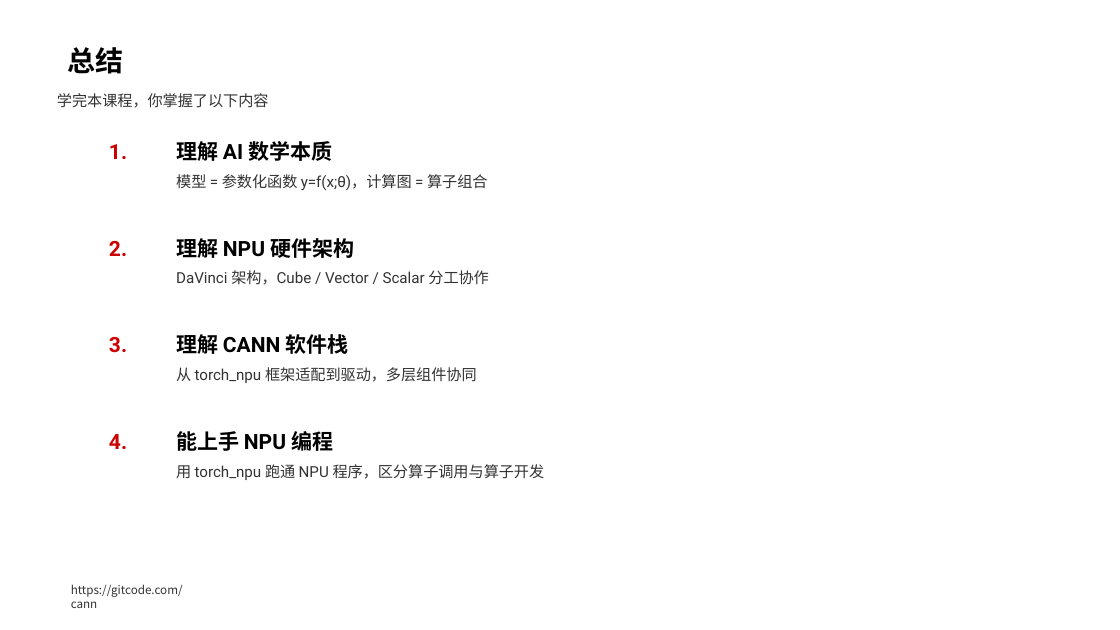
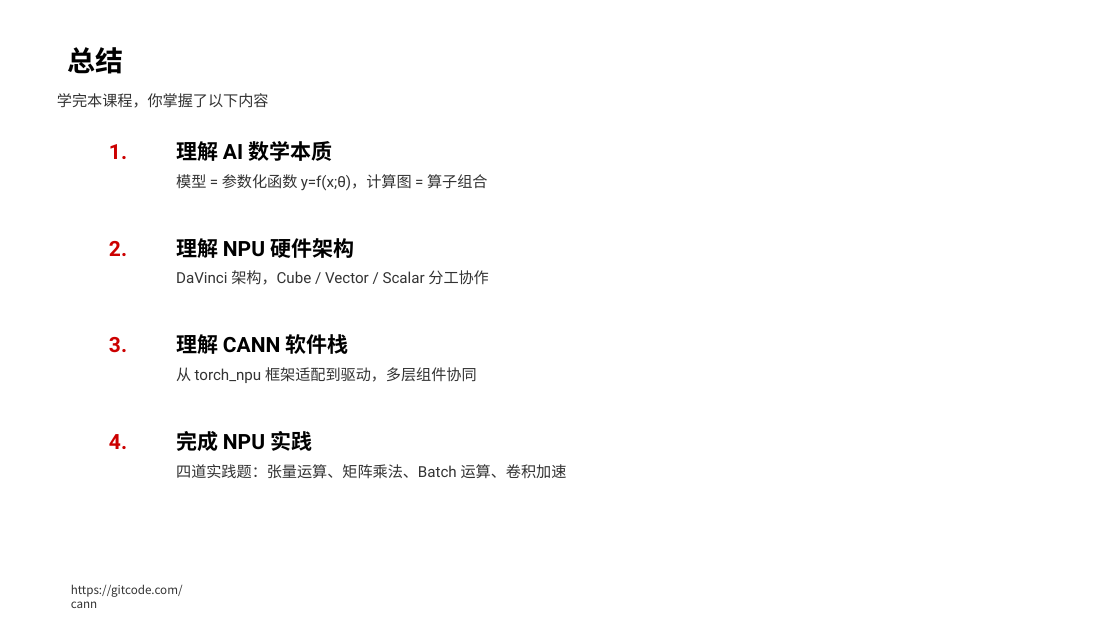
Before and after one commit to hicann/cann-learning-hub, a slide deck: slide 48 of quick_start/cann_basics/slides/artificial_intelligence_basics.pptx (slide 56 before the commit). Drawn at 1120x630 pixels with LibreOffice and Linux fonts; fonts in the diff are those of the drawing; background and template pictures are left out. Boxes give left, top, right and bottom in pixels: in the first picture for what was removed or moved away, otherwise in the second. Text is boxed around its words. In the diff, an @@ line names an element or a change of style, - is before the commit and + after.

Commit message:
feat: 通识课程，update PPTs and grade script for NPU 实践 course

# message auto-generated for no-merge-commit merge:
!929 merge feat/course-summary-master into master

feat: 通识课程，update PPTs and grade script for NPU 实践 course

Description: ## 描述
<!--在这里详细描述你的改动，包括改动的原因和所采取的方法。-->

## 关联的Issue
<!-- 如果这个PR是为了解决特定的Issue，请在这里提供Issue链接。-->
<!-- 如果这个PR是为了解决特定的问题单，请在这里描述问题单单号。-->

## 测试
<!--描述进行了哪些测试来验证你的改动。包括但不限于二级冒烟、算子泛化等。-->

## 文档更新
<!--如果这个PR包含文档的更新，请在这里指出。例如：更新了README.md文件。-->

## 类型标签
<!--  [x] 表示选中 -->
- [ ] Bug修复
- [ ] 新特性
- [ ] 内容优化
- [ ] 其他，请描述：

## 其他信息
<!-- 在这里可以添加任何与这个 Pull Request 相关的其他说明。 -->

See merge request: cann/cann-learning-hub!929

```diff
--- a/quick_start/cann_basics/slides/artificial_intelligence_basics.pptx
+++ b/quick_start/cann_basics/slides/artificial_intelligence_basics.pptx
@@ text at [176, 431, 312, 451]: text changed @@
-能上手 NPU 编程
+完成 NPU 实践
@@ text at [176, 464, 567, 478]: text changed @@
-用 torch_npu 跑通 NPU 程序，区分算子调用与算子开发
+四道实践题：张量运算、矩阵乘法、Batch 运算、卷积加速
```
Also in this commit, not shown: 6 other slides changed, 1 slide added, 9 slides removed, 6 other files.
